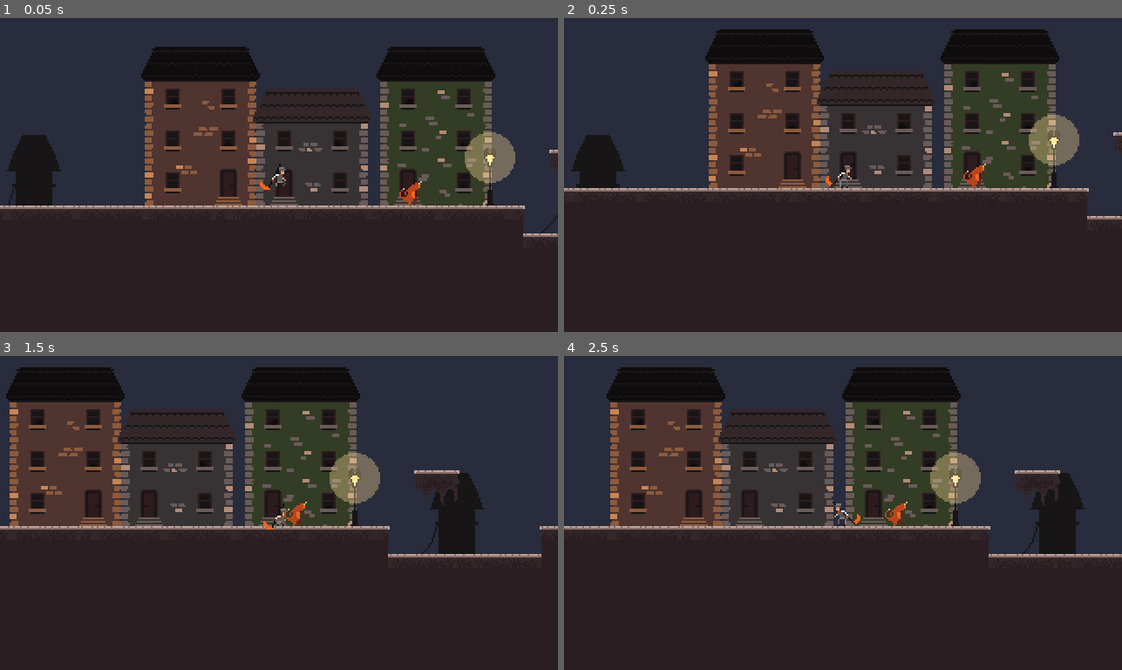
Above: before the commit, frames 1-4 (two rows, left to right).
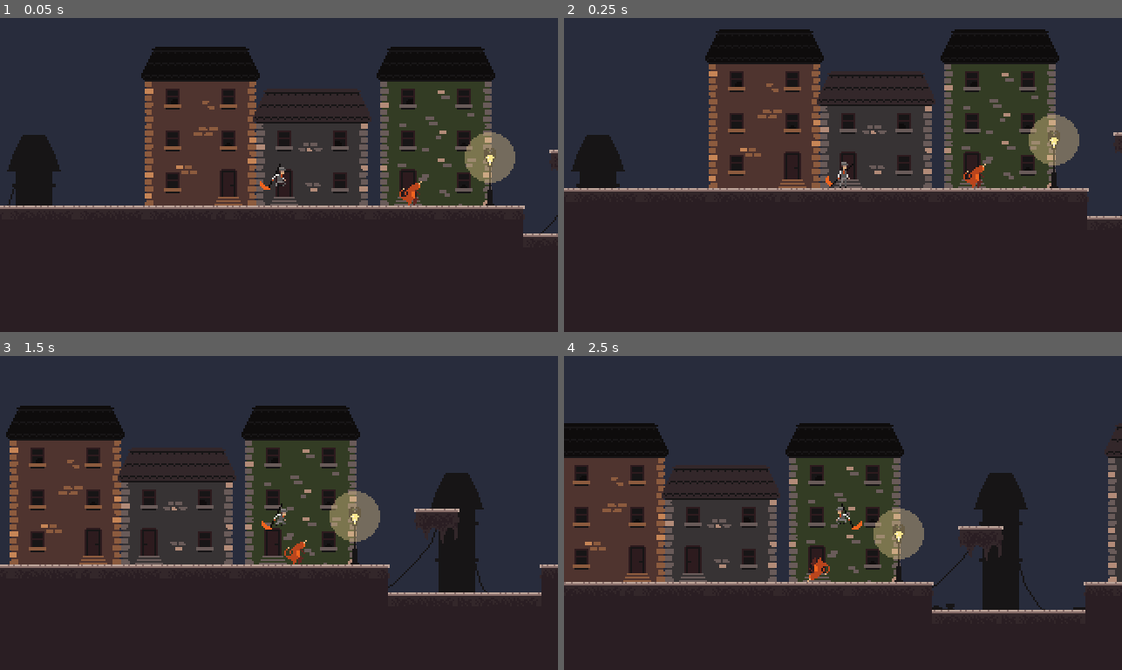
Above: after the commit, the same moments.

Repository: Gabrijel-Cobanov/Eestec_Starter_Project
Game: Godot game, scene res://Levels/RD/RD.tscn
Two runs of this game, one before a commit and one after it. Both use one fixed random seed, a clock stepped at 60 frames per second and the inputs below. This scene is started directly instead of the project's main scene.
Inputs:
- Up to frame 1 (0.05 s): no input
- Up to frame 2 (0.25 s): no input
- Up to frame 3 (1.5 s): tap Enter (ui_accept) at 0.5 s; hold D (right) from 0.53 s (still down); tap Space (jump) at 0.6, 0.77, 1.07, 1.35 s
- Up to frame 4 (2.5 s): tap Space (jump) at 1.52, 1.82, 2.1 s; release D (right) at 2.03 s; hold A (left) from 2.03 s (still down)

Frame 1 is identical in both runs. In frame 2, 0.1% of the frame differs, in the area x 49-52%, y 45-55%; in frame 3, 25%; in frame 4, 38%, in the area x 0-100%, y 3-82%.

Commit message:
Added coyote time

Diff:
--- a/Entities/Player/Player.tscn
+++ b/Entities/Player/Player.tscn
@@ -365,10 +365,6 @@
 
 [node name="Timers" type="Node2D" parent="."]
 
-[node name="CoyoteTimer" type="Timer" parent="Timers"]
-wait_time = 0.2
-one_shot = true
-
 [node name="JumpBuffer" type="Timer" parent="Timers"]
 wait_time = 0.1
 one_shot = true
--- a/Entities/Player/State Machine/PlayerStateMachine.gd
+++ b/Entities/Player/State Machine/PlayerStateMachine.gd
@@ -6,7 +6,6 @@
 # Nodes
 @onready var health_component = $"../HealthComponent"
 @onready var CB2D = $".."
-@onready var coyote_timer = $"../Timers/CoyoteTimer"
 @onready var jump_buffer = $"../Timers/JumpBuffer"
 @onready var animation_player = $"../Visuals/AnimationPlayer"
 
@@ -27,7 +26,6 @@
 var nf: float = 500 # normalization factor
 var input_direction: Vector2 = Vector2.ZERO
 var GRAVITY: int = ProjectSettings.get_setting("physics/2d/default_gravity")
-var coyote_time: float = 0.2
 var jump_buffer_time: float = 0.1
 @export var movement_speed: float = 10
 @export var jump_force: float = -20
@@ -48,9 +46,7 @@
 	if Input.is_action_just_pressed("jump") and !is_grounded:
 		jump_buffer.start()
 
-	can_jump = coyote_timer.time_left >= 0
 	jump_buffer_has_time_left = jump_buffer.time_left >= 0
-
 
 	flip()
 	current_state.update(self)
--- a/Entities/Player/State Machine/States/PlayerJumpEnd.gd
+++ b/Entities/Player/State Machine/States/PlayerJumpEnd.gd
@@ -14,8 +14,7 @@
 func physics_update(delta:float, ctx: PlayerStateMachine):
 	ctx.move_horizontally(delta)
 	anim_duration -= delta
-	if anim_duration <= 0:
-		check_transitions(ctx)
+	check_transitions(ctx)
 
 func exit(ctx: PlayerStateMachine):
 	pass
--- a/Entities/Player/State Machine/States/PlayerRun.gd
+++ b/Entities/Player/State Machine/States/PlayerRun.gd
@@ -1,13 +1,20 @@
 extends PlayerBaseState
 class_name PlayerRun
 
+var coyote_time:float  = 0.2
+var coyote_timer: float
+
 func enter(ctx: PlayerStateMachine):
 	ctx.animation_player.play("run")
+	coyote_timer = coyote_time
 
 func update(ctx: PlayerStateMachine):
 	check_transitions(ctx)
 
 func physics_update(delta:float, ctx: PlayerStateMachine):
+	if !ctx.is_grounded:
+		print_debug("FROM THE PLAYER RUN STATE ")
+		coyote_timer -= delta
 	ctx.move_horizontally(delta)
 
 func exit(ctx: PlayerStateMachine):
@@ -16,5 +23,7 @@
 func check_transitions(ctx: PlayerStateMachine):
 	if ctx.input_direction.x == 0:
 		ctx.switch_state(ctx.idle)
-	elif Input.is_action_just_pressed("jump"):
+	elif Input.is_action_just_pressed("jump") and coyote_timer >= 0:
 		ctx.switch_state(ctx.jump_start)
+	elif coyote_timer < 0:
+		ctx.switch_state(ctx.jump_middle)
